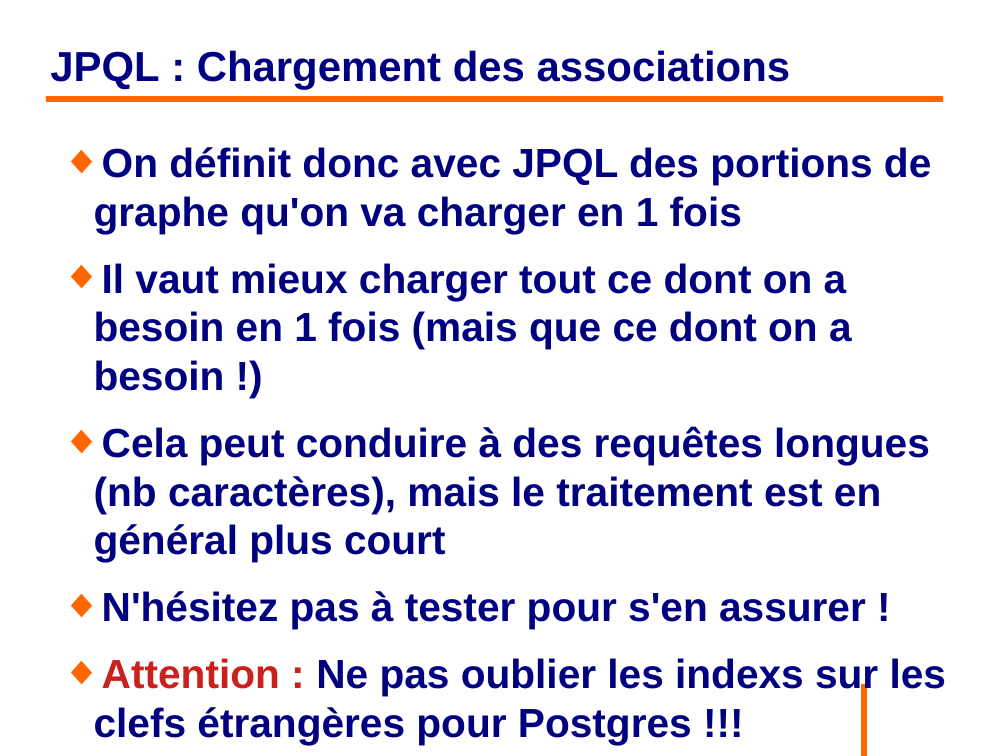
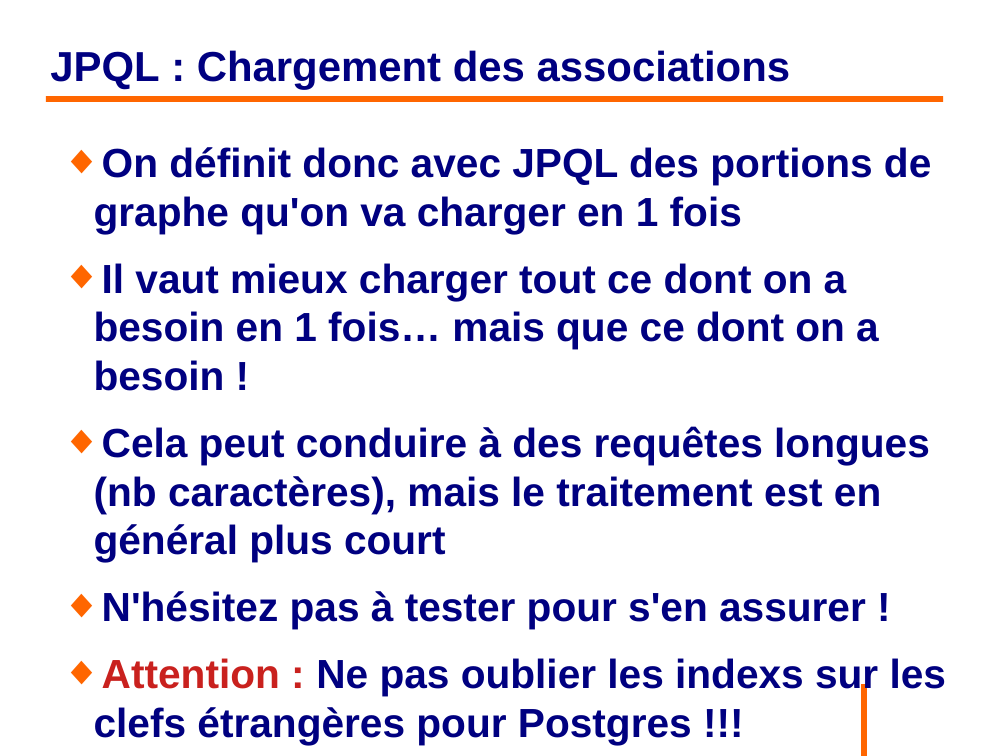
Before and after one commit to philphils/formation-hibernate-basique, a slide deck: slide 129 of Documentation/diapo_formation_hibernate.odp. Drawn at 1008x756 pixels with LibreOffice and Linux fonts; fonts in the diff are those of the drawing; background and template pictures are left out. Boxes give left, top, right and bottom in pixels: in the first picture for what was removed or moved away, otherwise in the second. Text is boxed around its words. In the diff, an @@ line names an element or a change of style, - is before the commit and + after.

```diff
--- a/Documentation/diapo_formation_hibernate.odp
+++ b/Documentation/diapo_formation_hibernate.odp
@@ text at bbox=[94, 263, 879, 391]: text changed @@
-◆ Il vaut mieux charger tout ce dont on a besoin en 1 fois (mais que ce dont on a besoin !)
+◆ Il vaut mieux charger tout ce dont on a besoin en 1 fois… mais que ce dont on a besoin !
```
Also in this commit, not shown: 21 other slides changed.
